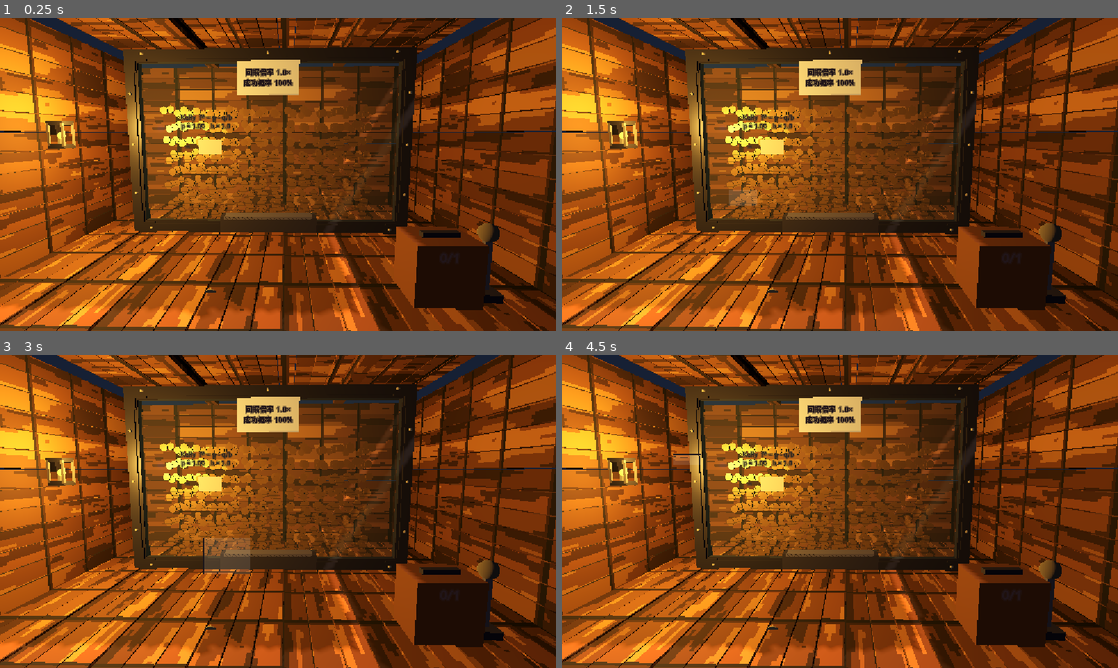
Above: before the commit, frames 1-4 (two rows, left to right).
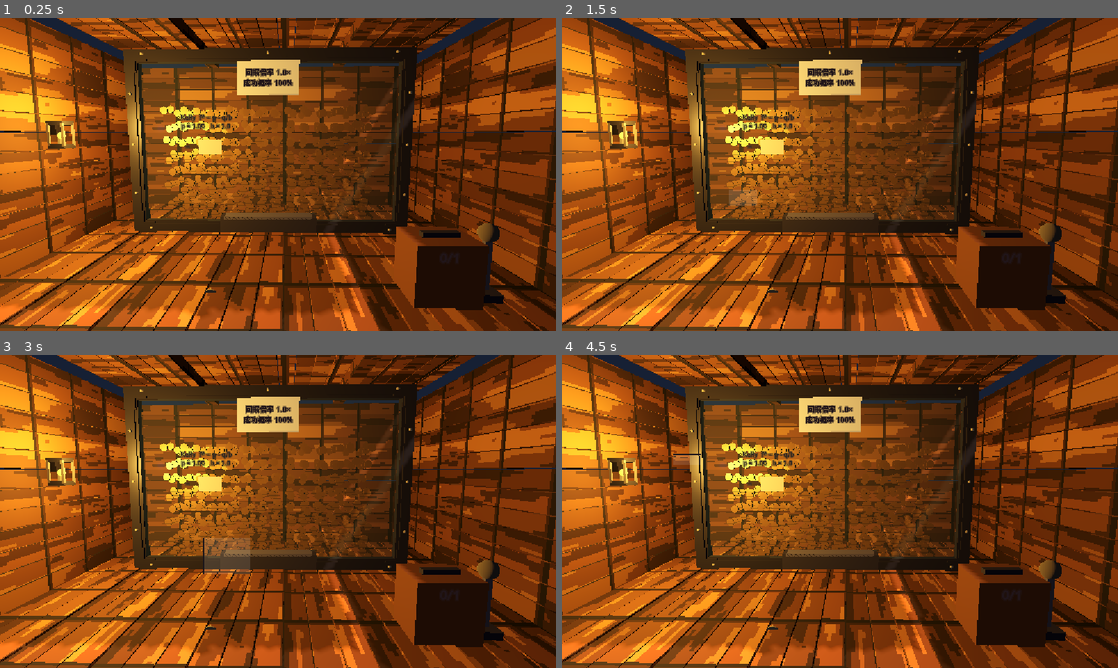
Above: after the commit, the same moments.

Repository: FFFpr/Ember-in-the-Night
Game: Godot game, scene res://art_style_demo/07_kelly_room/kelly_room.tscn
Two runs of this game, one before a commit and one after it. Both use one fixed random seed, a clock stepped at 60 frames per second and the inputs below. This scene is started directly instead of the project's main scene.
Inputs (mouse positions are in pixels of both pictures, inside the frame that each line leads up to):
- Up to frame 1 (0.25 s): no input
- Up to frame 2 (1.5 s): tap Enter at 0.5 s; move the mouse to (962, 158) at 0.52 s; press the mouse at (962, 158) at 0.53 s; release the mouse at (962, 158) at 1.25 s; tap Space at 1.25 s; drag from (728, 190) to (812, 237) at 1.27 s
- Up to frame 3 (3 s): move the mouse to (333, 442) at 2.02 s; press the mouse at (333, 442) at 2.03 s; release the mouse at (333, 442) at 2.75 s; tap Enter at 2.75 s; drag from (250, 574) to (111, 464) at 2.77 s
- Up to frame 4 (4.5 s): move the mouse to (1006, 558) at 3.52 s; press the mouse at (1006, 558) at 3.53 s; release the mouse at (1006, 558) at 4.25 s; tap Space at 4.25 s; drag from (673, 464) to (756, 433) at 4.27 s

The runs differ from the first frame. In frame 1, 0.4% of the frame differs, in the area x 27-69%, y 0-16%; in frame 2, 0.4%; in frame 3, 0.4%; in frame 4, 0.4%.

Commit message:
Apply Kelly room floor tile from Aseprite-User
Pin the submodule to the wood_plank_floor merge and map the 64x64
tile onto the floor mesh with nearest sampling and no extra seams.

Co-authored-by: 544205300 <544205300@qq.com>

Diff:
--- a/art_style_demo/07_kelly_room/kelly_look.gd
+++ b/art_style_demo/07_kelly_room/kelly_look.gd
@@ -39,6 +39,7 @@
 static var _digit_tex: Texture2D
 static var _mats_ready := false
 static var _wall_official := false
+static var _floor_official := false
 static var _floor_mats: Array[StandardMaterial3D] = []
 static var _wall_mats: Array[StandardMaterial3D] = []
 static var _metal_d: StandardMaterial3D
@@ -54,6 +55,7 @@
 	if _mats_ready:
 		return
 	_floor_tex = Assets.tex(Assets.WOOD_FLOOR)
+	_floor_official = _floor_tex != null
 	if _floor_tex == null:
 		_floor_tex = _grain_tex(11, false)
 	_wall_tex = Assets.tex(Assets.WOOD_WALL)
@@ -61,11 +63,19 @@
 	if _wall_tex == null:
 		_wall_tex = _grain_tex(23, true)
 	_digit_tex = Assets.tex(Assets.MARKER_DIGITS)
-	_floor_mats = _wood_set(_floor_tex, true, Vector3(0.55, 0.55, 0.55))
+	var floor_w: float = ROOM_X1 - ROOM_X0
+	var floor_d: float = ROOM_Z1 - ROOM_Z0
+	var tile_m := 0.64
+	_floor_mats = _wood_set(
+			_floor_tex,
+			not _floor_official,
+			Vector3(floor_d / tile_m, floor_w / tile_m, 1.0) if _floor_official else Vector3(0.55, 0.55, 0.55),
+			not _floor_official)
 	_wall_mats = _wood_set(
 			_wall_tex,
 			not _wall_official,
-			Vector3(1.4, 1.4, 1.4) if _wall_official else Vector3(0.55, 0.55, 0.55))
+			Vector3(1.4, 1.4, 1.4) if _wall_official else Vector3(0.55, 0.55, 0.55),
+			true)
 	_metal_d = _metal(METAL_D, 0.82, 0.38)
 	_metal_m = _metal(METAL_M, 0.78, 0.32)
 	_metal_l = _metal(METAL_L, 0.70, 0.28)
@@ -91,7 +101,10 @@
 	ensure_mats()
 	_slab(host, Vector3(ROOM_X1 - ROOM_X0 + 0.2, 0.08, ROOM_Z1 - ROOM_Z0 + 0.2),
 			Vector3((ROOM_X0 + ROOM_X1) * 0.5, -0.06, (ROOM_Z0 + ROOM_Z1) * 0.5), _gap_mat)
-	_floor_planks(host)
+	if _floor_official:
+		_floor_slab(host)
+	else:
+		_floor_planks(host)
 	if _wall_official:
 		_wall_slabs(host)
 	else:
@@ -241,6 +254,17 @@
 			y += 0.055
 
 
+static func _floor_slab(host: Node3D) -> void:
+	var width: float = ROOM_X1 - ROOM_X0 - 0.04
+	var depth: float = ROOM_Z1 - ROOM_Z0 - 0.04
+	var h := 0.05
+	var xmid: float = (ROOM_X0 + ROOM_X1) * 0.5
+	var zmid: float = (ROOM_Z0 + ROOM_Z1) * 0.5
+	# Rotate 90° so texture board length runs toward the camera (sample floor).
+	var mi := _box(host, Vector3(depth, h, width), Vector3(xmid, FLOOR_Y + h * 0.5 - 0.01, zmid), _floor_mats[0])
+	mi.rotation_degrees.y = 90.0
+
+
 static func _floor_planks(host: Node3D) -> void:
 	var plank_w := 0.19
 	var gap := 0.012
@@ -314,7 +338,7 @@
 
 static func _beam(host: Node3D, x: float) -> void:
 	_box(host, Vector3(0.16, 0.14, ROOM_Z1 - ROOM_Z0 - 0.2),
-			Vector3(x, ROOM_Y1 - 0.08, (ROOM_Z0 + ROOM_Z1) * 0.5), _floor_mats[0])
+			Vector3(x, ROOM_Y1 - 0.08, (ROOM_Z0 + ROOM_Z1) * 0.5), _wall_mats[0])
 
 
 static func _corner_plates(host: Node3D, z: float) -> void:
@@ -355,7 +379,7 @@
 	host.add_child(mi)
 
 
-static func _wood_set(tex: Texture2D, vary_tint: bool, uv_scale: Vector3) -> Array[StandardMaterial3D]:
+static func _wood_set(tex: Texture2D, vary_tint: bool, uv_scale: Vector3, triplanar: bool) -> Array[StandardMaterial3D]:
 	var out: Array[StandardMaterial3D] = []
 	var tints: Array[Color] = [Color.WHITE]
 	if vary_tint:
@@ -371,8 +395,8 @@
 		mat.roughness = 0.88
 		mat.metallic = 0.0
 		mat.texture_filter = BaseMaterial3D.TEXTURE_FILTER_NEAREST
-		mat.uv1_triplanar = true
-		mat.uv1_world_triplanar = true
+		mat.uv1_triplanar = triplanar
+		mat.uv1_world_triplanar = triplanar
 		mat.uv1_triplanar_sharpness = 4.0
 		mat.uv1_scale = uv_scale
 		out.append(mat)
--- a/art_style_demo/07_kelly_room/tests/test_kelly_round.gd
+++ b/art_style_demo/07_kelly_room/tests/test_kelly_round.gd
@@ -314,3 +314,5 @@
 		_expect(FileAccess.file_exists(path), "export exists %s" % path)
 	_expect(FileAccess.file_exists(Assets.WOOD_WALL), "issue 29 wall tile export exists")
 	_expect(Assets.tex(Assets.WOOD_WALL) != null, "issue 29 wall tile loads")
+	_expect(FileAccess.file_exists(Assets.WOOD_FLOOR), "issue 29 floor tile export exists")
+	_expect(Assets.tex(Assets.WOOD_FLOOR) != null, "issue 29 floor tile loads")
